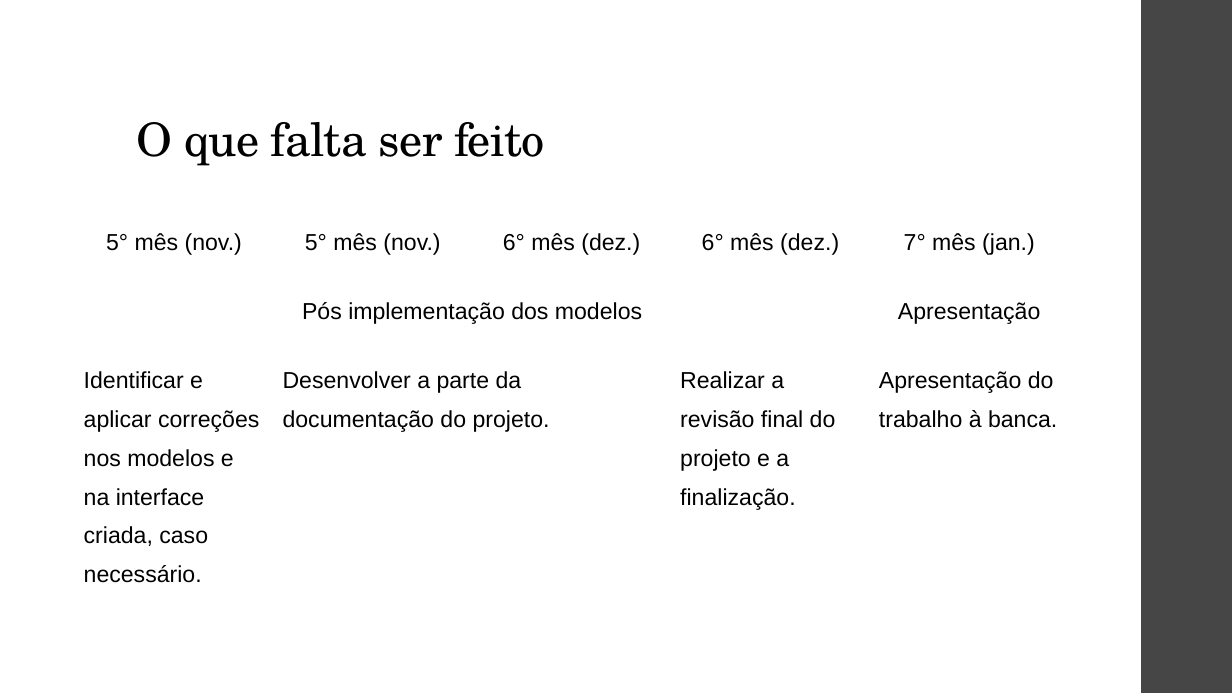
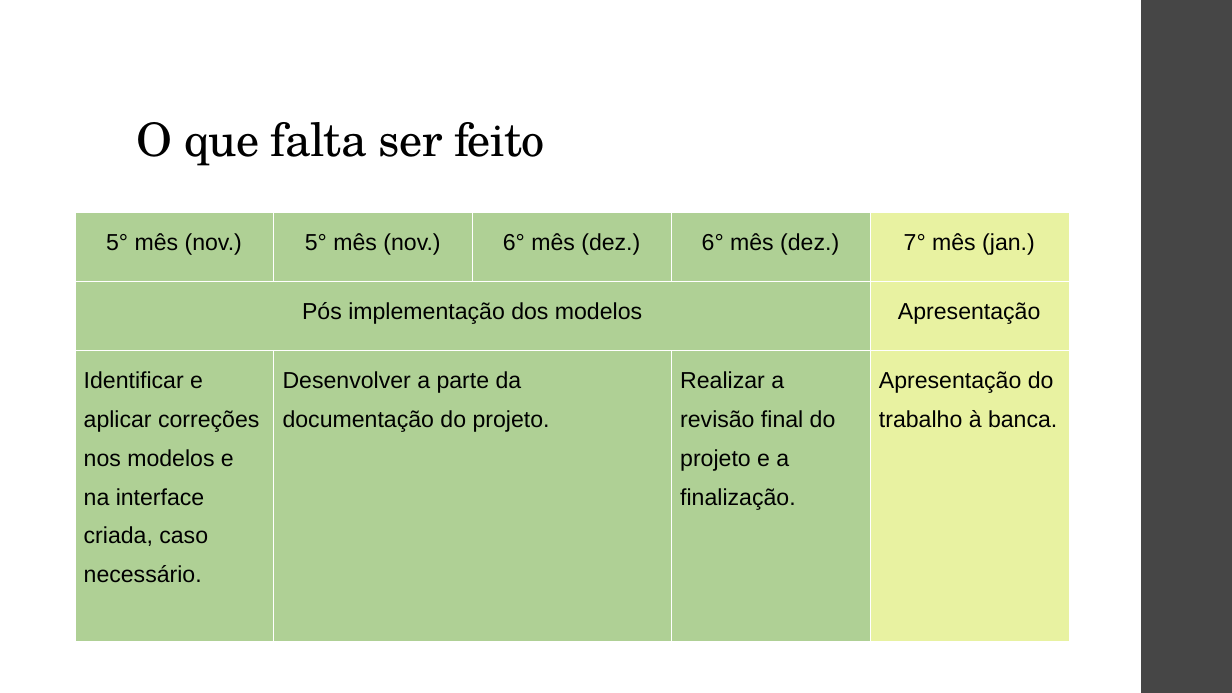
Before and after one commit to ViniPilan/avc-modeling, a slide deck: slide 20 of apresentação.odp (slide 19 before the commit). Drawn at 1232x693 pixels with LibreOffice and Linux fonts; fonts in the diff are those of the drawing. Boxes give left, top, right and bottom in pixels: in the first picture for what was removed or moved away, otherwise in the second. Text is boxed around its words. In the diff, an @@ line names an element or a change of style, - is before the commit and + after.

```diff
--- a/apresentação.odp
+++ b/apresentação.odp
@@ table at [75, 213, 1068, 641] @@
@@ fill none to #AFD095 in 8 cells @@
@@ fill none to #E8F2A1 in 3 cells @@
```
Also in this commit, not shown: 5 other slides changed, 1 slide added, 2 other files.
